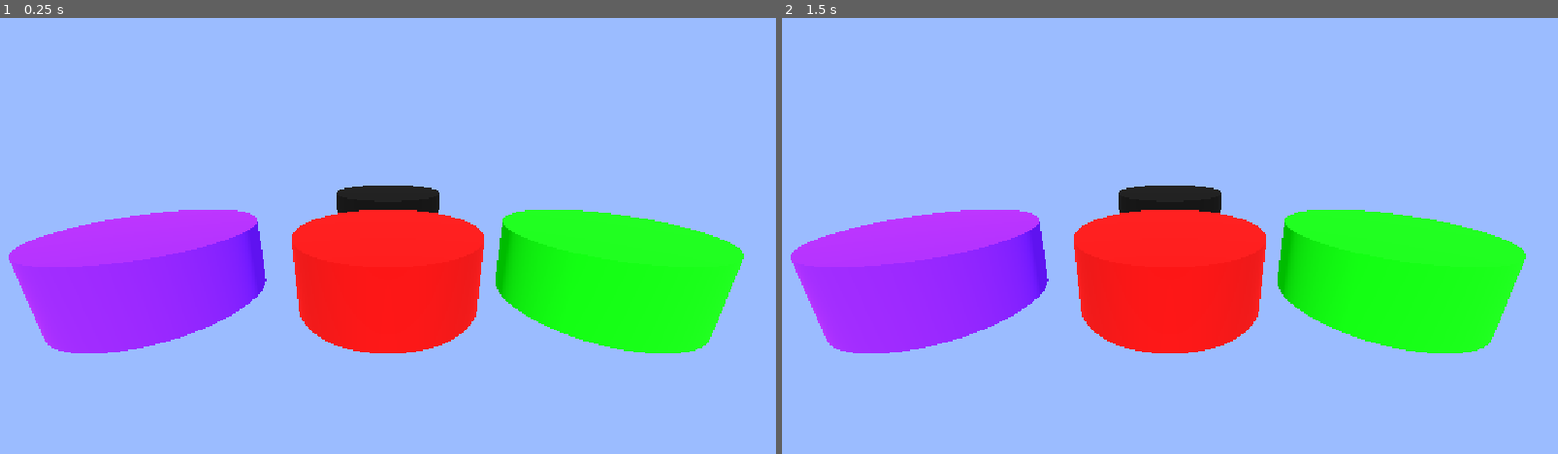
Above: before the commit, frames 1-2 (left to right).
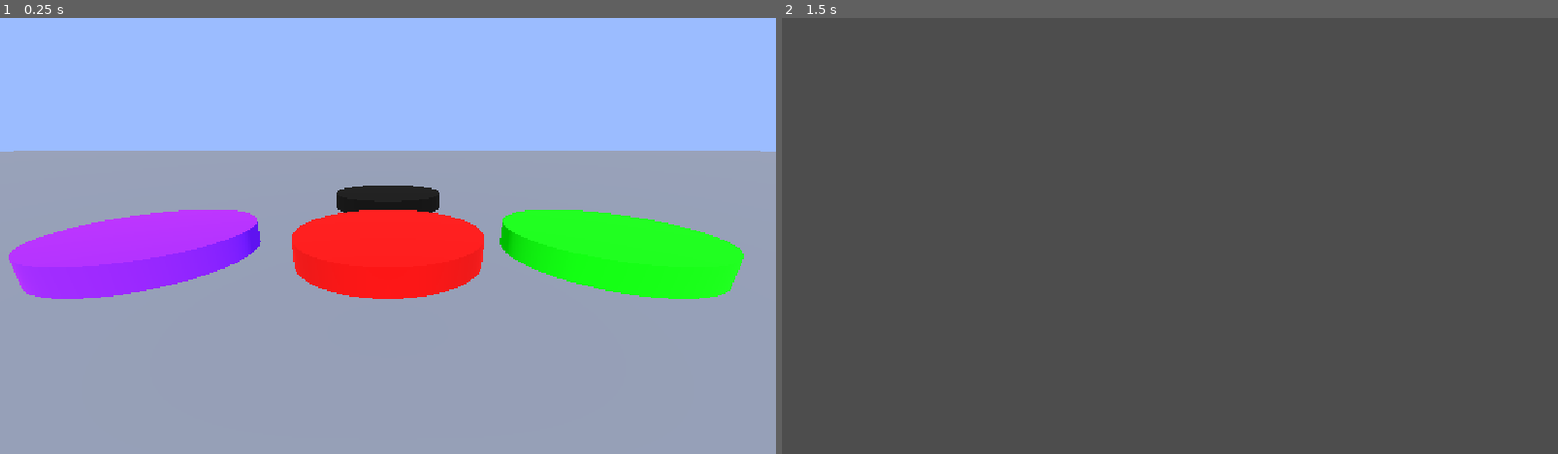
Above: after the commit, the same moments.

Repository: JZxAkuma/Game-Prototype-3
Game: Godot game, scene res://DO NOT TOUCH/Scene/main.tscn
The game is run twice, just before and just after one commit, with the same random seed, the same clock (stepped at 60 frames per second) and the same inputs. Before the commit the project starts from res://DO NOT TOUCH/Scene/board.tscn.
Inputs:
- Up to frame 1 (0.25 s): no input
- Up to frame 2 (1.5 s): tap Enter at 0.5 s

The runs differ from the first frame. In frame 1, 55% of the frame differs, in the area x 0-100%, y 30-100%; in frame 2, 100%, in the area x 0-100%, y 0-100%.

Commit message:
scene manager

Diff:
--- /dev/null
+++ b/DO NOT TOUCH/Autoload/scene/transition.tscn
@@ -0,0 +1,21 @@
+[gd_scene format=3 uid="uid://bgklorq1l8t6"]
+
+[ext_resource type="Script" uid="uid://cc23umsr4727q" path="res://DO NOT TOUCH/Autoload/script/transition.gd" id="1_8tds3"]
+
+[sub_resource type="Animation" id="Animation_8tds3"]
+resource_name = "fade_in"
+
+[sub_resource type="Animation" id="Animation_bipfw"]
+resource_name = "fade_out"
+
+[sub_resource type="AnimationLibrary" id="AnimationLibrary_24hr7"]
+_data = {
+&"fade_in": SubResource("Animation_8tds3"),
+&"fade_out": SubResource("Animation_bipfw")
+}
+
+[node name="Transition" type="CanvasLayer" unique_id=45458557]
+script = ExtResource("1_8tds3")
+
+[node name="AnimationPlayer" type="AnimationPlayer" parent="." unique_id=1715218653]
+libraries/ = SubResource("AnimationLibrary_24hr7")
--- /dev/null
+++ b/DO NOT TOUCH/Autoload/script/scene_manager.gd
@@ -0,0 +1,39 @@
+extends Node
+
+signal scene_changed()
+
+var current_scene : Node
+var busy := false
+
+var _container : Node
+
+func register_container(container:Node3D) -> void:
+	_container = container
+	current_scene = container.get_child(0) if container.get_child_count() > 0 else null
+
+func goto_scene(scene: PackedScene, setup:Callable = Callable()) -> void:
+	assert(_container != null, "Scene Manager: register_container() was not called")
+	if busy:
+		return
+	busy = true
+	swap(scene,setup)
+
+func swap(scene:PackedScene, setup:Callable) -> void:
+	if current_scene:
+		await Transition.fade_in()
+		var old := current_scene
+		current_scene = null
+		old.queue_free()
+		await old.tree_exited
+
+	var next := scene.instantiate()
+	if setup.is_valid():
+		setup.call(next)
+	_container.add_child(next)
+	current_scene = next
+
+	await get_tree().process_frame
+	await Transition.fade_out()
+
+	busy = false
+	scene_changed.emit(next)
--- /dev/null
+++ b/DO NOT TOUCH/Autoload/script/transition.gd
@@ -0,0 +1,12 @@
+extends CanvasLayer
+@onready var animation_player: AnimationPlayer = $AnimationPlayer
+
+
+func fade_in() -> void:
+	animation_player.play("fade_in")
+	await animation_player.animation_finished
+
+
+func fade_out() -> void:
+	animation_player.play("fade_out")
+	await animation_player.animation_finished
--- a/DO NOT TOUCH/Scene/board.tscn
+++ b/DO NOT TOUCH/Scene/board.tscn
@@ -7,6 +7,9 @@
 background_mode = 1
 background_color = Color(0.60643816, 0.7359453, 1, 1)
 
+[sub_resource type="BoxMesh" id="BoxMesh_aygv5"]
+size = Vector3(129.30646, 1, 121.27396)
+
 [node name="Board" type="Node3D" unique_id=2115529111]
 script = ExtResource("1_2tmgi")
 
@@ -14,18 +17,14 @@
 
 [node name="BoardSpace" parent="Spaces" unique_id=1970094472 instance=ExtResource("2_bw800")]
 transform = Transform3D(1, 0, 0, 0, 1, 0, 0, 0, 1, -2.4285283, 0, 0)
-locked = null
 
 [node name="BoardSpace2" parent="Spaces" unique_id=1183317858 instance=ExtResource("2_bw800")]
-locked = null
 
 [node name="BoardSpace3" parent="Spaces" unique_id=1118659147 instance=ExtResource("2_bw800")]
 transform = Transform3D(1, 0, 0, 0, 1, 0, 0, 0, 1, 2.2412527, 0, 0)
-locked = null
 
 [node name="BoardSpace4" parent="Spaces" unique_id=1141837413 instance=ExtResource("2_bw800")]
 transform = Transform3D(1, 0, 0, 0, 1, 0, 0, 0, 1, 0, 0, -2.518043)
-locked = null
 
 [node name="Camera3D" type="Camera3D" parent="." unique_id=442427399]
 transform = Transform3D(1, 0, 0, 0, 0.9516222, 0.30727062, 0, -0.30727062, 0.9516222, 0, 0.8540487, 2.8680434)
@@ -36,3 +35,7 @@
 
 [node name="DirectionalLight3D" type="DirectionalLight3D" parent="." unique_id=963444360]
 transform = Transform3D(1, 0, 0, 0, 0.6448396, 0.7643179, 0, -0.7643179, 0.6448396, 0, 0, 0)
+
+[node name="MeshInstance3D" type="MeshInstance3D" parent="." unique_id=1564352424]
+transform = Transform3D(1, 0, 0, 0, 1, 0, 0, 0, 1, -0.12936974, -0.762619, -0.874588)
+mesh = SubResource("BoxMesh_aygv5")
--- /dev/null
+++ b/DO NOT TOUCH/Scene/lobby.tscn
@@ -0,0 +1,3 @@
+[gd_scene format=3 uid="uid://dlgptrxmlft8m"]
+
+[node name="Lobby" type="Node3D" unique_id=1832407849]
--- a/DO NOT TOUCH/Scene/main.tscn
+++ b/DO NOT TOUCH/Scene/main.tscn
@@ -1,7 +1,9 @@
 [gd_scene format=3 uid="uid://dlwv3jmol813m"]
 
+[ext_resource type="Script" uid="uid://8vy22ecm8c0c" path="res://DO NOT TOUCH/Script/main.gd" id="1_bihqw"]
 [ext_resource type="PackedScene" uid="uid://bvux3mae0xd2m" path="res://DO NOT TOUCH/Scene/board.tscn" id="1_vskfj"]
 
 [node name="Main" type="Node3D" unique_id=2013049566]
+script = ExtResource("1_bihqw")
 
 [node name="Board" parent="." unique_id=2115529111 instance=ExtResource("1_vskfj")]
--- /dev/null
+++ b/DO NOT TOUCH/Scene/main_menu.tscn
@@ -0,0 +1,3 @@
+[gd_scene format=3 uid="uid://c1fc32x3xifg5"]
+
+[node name="main menu" type="Node3D" unique_id=817745143]
--- a/DO NOT TOUCH/Script/board.gd
+++ b/DO NOT TOUCH/Script/board.gd
@@ -57,7 +57,6 @@
 		free[i] = free[j]
 		free[j] = tmp
 
-
 	var guaranteed: Array = weights.keys()
 	var idx := 0
 	for t in guaranteed:
@@ -97,6 +96,7 @@
 		, 0.0, 1.0, 0.3)
 		await tw.finished
 	return current
+
 # Called every frame. 'delta' is the elapsed time since the previous frame.
 #func _process(delta: float) -> void:
 	#pass
--- /dev/null
+++ b/DO NOT TOUCH/Script/main.gd
@@ -0,0 +1,15 @@
+extends Node3D
+
+const main_menu := preload("res://DO NOT TOUCH/Scene/main_menu.tscn")
+const lobby := preload("res://DO NOT TOUCH/Scene/lobby.tscn")
+const board := preload("res://DO NOT TOUCH/Scene/board.tscn")
+
+var current : Node
+# Called when the node enters the scene tree for the first time.
+func _ready() -> void:
+	SceneManager.register_container(self)
+	SceneManager.goto_scene(main_menu)
+
+# Called every frame. 'delta' is the elapsed time since the previous frame.
+func _process(delta: float) -> void:
+	pass
--- a/project.godot
+++ b/project.godot
@@ -11,9 +11,14 @@
 [application]
 
 config/name="Game Prototype 3"
-run/main_scene="uid://bvux3mae0xd2m"
+run/main_scene="uid://dlwv3jmol813m"
 config/features=PackedStringArray("4.7", "Forward Plus")
 config/icon="res://icon.svg"
+
+[autoload]
+
+SceneManager="*uid://dl3xiev1c87lx"
+Transition="*uid://bgklorq1l8t6"
 
 [display]
 
@@ -29,51 +34,67 @@
 left={
 "deadzone": 0.2,
 "events": [Object(InputEventJoypadButton,"resource_local_to_scene":false,"resource_name":"","device":-1,"button_index":13,"pressure":0.0,"pressed":true,"script":null)
+, Object(InputEventKey,"resource_local_to_scene":false,"resource_name":"","device":-1,"window_id":0,"alt_pressed":false,"shift_pressed":false,"ctrl_pressed":false,"meta_pressed":false,"pressed":false,"keycode":0,"physical_keycode":65,"key_label":0,"unicode":97,"location":0,"echo":false,"script":null)
 ]
 }
 right={
 "deadzone": 0.2,
 "events": [Object(InputEventJoypadButton,"resource_local_to_scene":false,"resource_name":"","device":-1,"button_index":14,"pressure":0.0,"pressed":true,"script":null)
+, Object(InputEventKey,"resource_local_to_scene":false,"resource_name":"","device":-1,"window_id":0,"alt_pressed":false,"shift_pressed":false,"ctrl_pressed":false,"meta_pressed":false,"pressed":false,"keycode":0,"physical_keycode":68,"key_label":0,"unicode":100,"location":0,"echo":false,"script":null)
 ]
 }
 up={
 "deadzone": 0.2,
 "events": [Object(InputEventJoypadButton,"resource_local_to_scene":false,"resource_name":"","device":-1,"button_index":11,"pressure":0.0,"pressed":true,"script":null)
+, Object(InputEventKey,"resource_local_to_scene":false,"resource_name":"","device":-1,"window_id":0,"alt_pressed":false,"shift_pressed":false,"ctrl_pressed":false,"meta_pressed":false,"pressed":false,"keycode":0,"physical_keycode":87,"key_label":0,"unicode":119,"location":0,"echo":false,"script":null)
 ]
 }
 down={
 "deadzone": 0.2,
 "events": [Object(InputEventJoypadButton,"resource_local_to_scene":false,"resource_name":"","device":-1,"button_index":12,"pressure":0.0,"pressed":true,"script":null)
+, Object(InputEventKey,"resource_local_to_scene":false,"resource_name":"","device":-1,"window_id":0,"alt_pressed":false,"shift_pressed":false,"ctrl_pressed":false,"meta_pressed":false,"pressed":false,"keycode":0,"physical_keycode":83,"key_label":0,"unicode":115,"location":0,"echo":false,"script":null)
 ]
 }
 a={
 "deadzone": 0.2,
 "events": [Object(InputEventJoypadButton,"resource_local_to_scene":false,"resource_name":"","device":-1,"button_index":0,"pressure":0.0,"pressed":true,"script":null)
+, Object(InputEventKey,"resource_local_to_scene":false,"resource_name":"","device":-1,"window_id":0,"alt_pressed":false,"shift_pressed":false,"ctrl_pressed":false,"meta_pressed":false,"pressed":false,"keycode":0,"physical_keycode":74,"key_label":0,"unicode":106,"location":0,"echo":false,"script":null)
 ]
 }
 b={
 "deadzone": 0.2,
 "events": [Object(InputEventJoypadButton,"resource_local_to_scene":false,"resource_name":"","device":-1,"button_index":1,"pressure":0.0,"pressed":true,"script":null)
+, Object(InputEventKey,"resource_local_to_scene":false,"resource_name":"","device":-1,"window_id":0,"alt_pressed":false,"shift_pressed":false,"ctrl_pressed":false,"meta_pressed":false,"pressed":false,"keycode":0,"physical_keycode":75,"key_label":0,"unicode":107,"location":0,"echo":false,"script":null)
 ]
 }
 x={
 "deadzone": 0.2,
 "events": [Object(InputEventJoypadButton,"resource_local_to_scene":false,"resource_name":"","device":-1,"button_index":2,"pressure":0.0,"pressed":true,"script":null)
+, Object(InputEventKey,"resource_local_to_scene":false,"resource_name":"","device":-1,"window_id":0,"alt_pressed":false,"shift_pressed":false,"ctrl_pressed":false,"meta_pressed":false,"pressed":false,"keycode":0,"physical_keycode":85,"key_label":0,"unicode":117,"location":0,"echo":false,"script":null)
 ]
 }
 y={
 "deadzone": 0.2,
 "events": [Object(InputEventJoypadButton,"resource_local_to_scene":false,"resource_name":"","device":-1,"button_index":3,"pressure":0.0,"pressed":true,"script":null)
+, Object(InputEventKey,"resource_local_to_scene":false,"resource_name":"","device":-1,"window_id":0,"alt_pressed":false,"shift_pressed":false,"ctrl_pressed":false,"meta_pressed":false,"pressed":false,"keycode":0,"physical_keycode":73,"key_label":0,"unicode":105,"location":0,"echo":false,"script":null)
 ]
 }
 rb={
 "deadzone": 0.2,
 "events": [Object(InputEventJoypadButton,"resource_local_to_scene":false,"resource_name":"","device":-1,"button_index":10,"pressure":0.0,"pressed":true,"script":null)
+, Object(InputEventKey,"resource_local_to_scene":false,"resource_name":"","device":-1,"window_id":0,"alt_pressed":false,"shift_pressed":false,"ctrl_pressed":false,"meta_pressed":false,"pressed":false,"keycode":0,"physical_keycode":80,"key_label":0,"unicode":112,"location":0,"echo":false,"script":null)
 ]
 }
 lb={
 "deadzone": 0.2,
 "events": [Object(InputEventJoypadButton,"resource_local_to_scene":false,"resource_name":"","device":-1,"button_index":9,"pressure":0.0,"pressed":true,"script":null)
+, Object(InputEventKey,"resource_local_to_scene":false,"resource_name":"","device":-1,"window_id":0,"alt_pressed":false,"shift_pressed":false,"ctrl_pressed":false,"meta_pressed":false,"pressed":false,"keycode":0,"physical_keycode":79,"key_label":0,"unicode":111,"location":0,"echo":false,"script":null)
+]
+}
+start={
+"deadzone": 0.2,
+"events": [Object(InputEventJoypadButton,"resource_local_to_scene":false,"resource_name":"","device":-1,"button_index":6,"pressure":0.0,"pressed":true,"script":null)
+, Object(InputEventKey,"resource_local_to_scene":false,"resource_name":"","device":-1,"window_id":0,"alt_pressed":false,"shift_pressed":false,"ctrl_pressed":false,"meta_pressed":false,"pressed":false,"keycode":0,"physical_keycode":76,"key_label":0,"unicode":108,"location":0,"echo":false,"script":null)
 ]
 }
 
Not shown, added: DO NOT TOUCH/Autoload/script/scene_manager.gd.uid
Not shown, added: DO NOT TOUCH/Autoload/script/transition.gd.uid
Not shown, added: DO NOT TOUCH/Script/main.gd.uid
